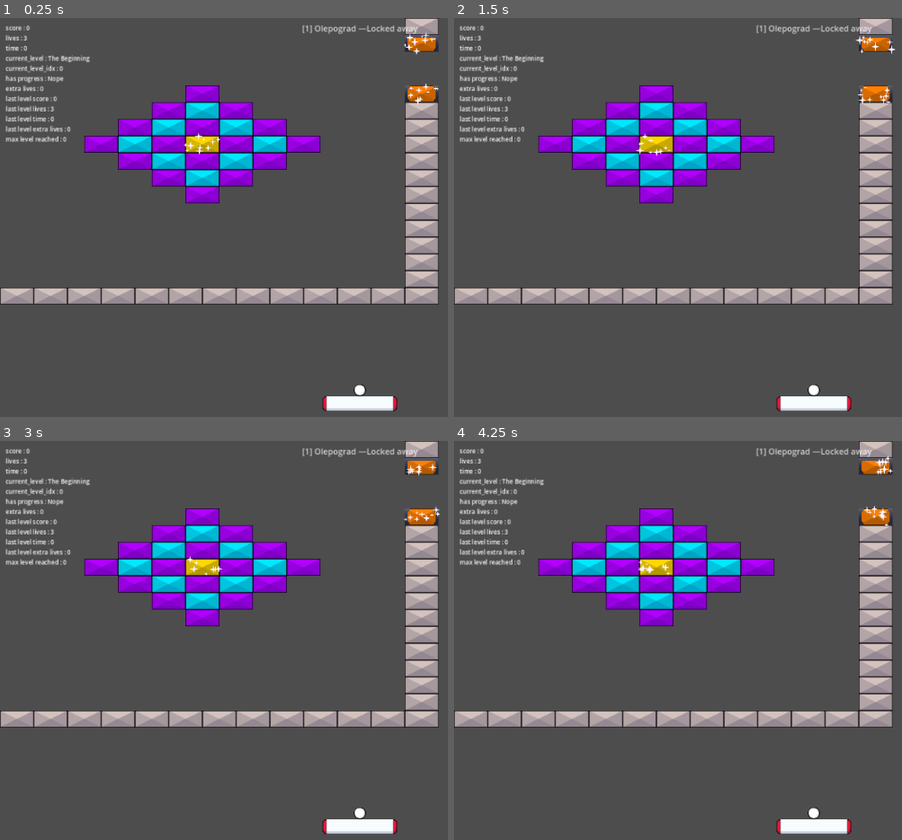
Above: before the commit, frames 1-4 (two rows, left to right).
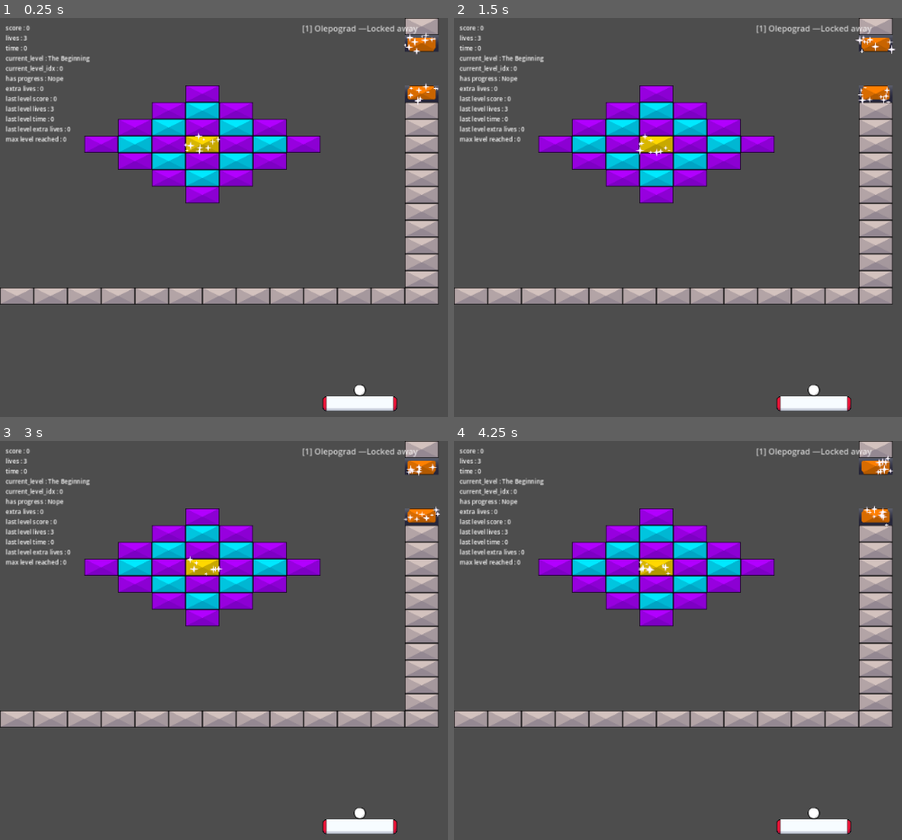
Above: after the commit, the same moments.

Repository: O-39889/brickout
Game: Godot game, scene res://scenes/levels_new/main_campaign/reinforced_3.tscn
Same seed, same stepped clock (60 frames per second), same inputs: the game is played once before the commit and once after it. This scene is started directly instead of the project's main scene.
Inputs (mouse positions are in pixels of both pictures, inside the frame that each line leads up to):
- Up to frame 1 (0.25 s): no input
- Up to frame 2 (1.5 s): move the mouse to (852, 217) at 0.52 s; click (852, 217) at 0.67 s; move the mouse to (776, 221) at 1.27 s; click (776, 221) at 1.42 s
- Up to frame 3 (3 s): move the mouse to (376, 636) at 2.02 s; click (376, 636) at 2.17 s; move the mouse to (349, 648) at 2.77 s; click (349, 648) at 2.92 s
- Up to frame 4 (4.25 s): move the mouse to (866, 648) at 3.52 s; click (866, 648) at 3.67 s

The runs differ from the first frame. In frame 1, less than 0.1% of the frame differs, in the area x 91-97%, y 20-22%; in frame 2, less than 0.1%; in frame 3, less than 0.1%; in frame 4, less than 0.1%.
Error in both runs: Invalid access to property or key '_on_paddle_projectile_shot' on a base object of type 'Nil'. (res://scripts/main_level.gd:58)

Commit message:
Add missing protected brick side

Diff:
--- a/scenes/levels_new/main_campaign/reinforced_3.tscn
+++ b/scenes/levels_new/main_campaign/reinforced_3.tscn
@@ -35,7 +35,7 @@
 position = Vector2(1125, 203)
 is_shimmering = true
 color = 4
-protected_sides = 10
+protected_sides = 14
 
 [node name="Brick72" parent="BrickComponent" index="2" instance=ExtResource("5_o2ae7")]
 position = Vector2(540, 203)
